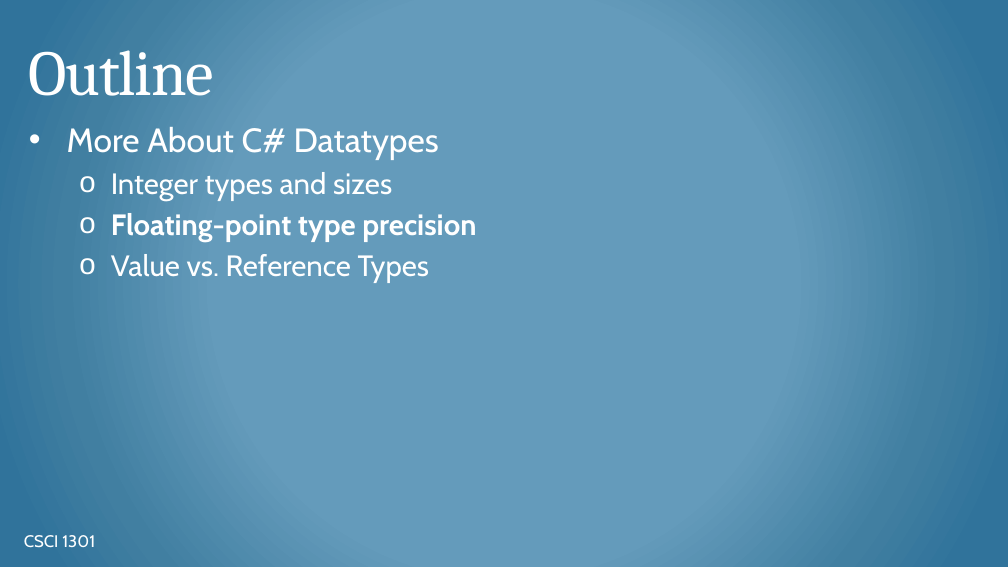
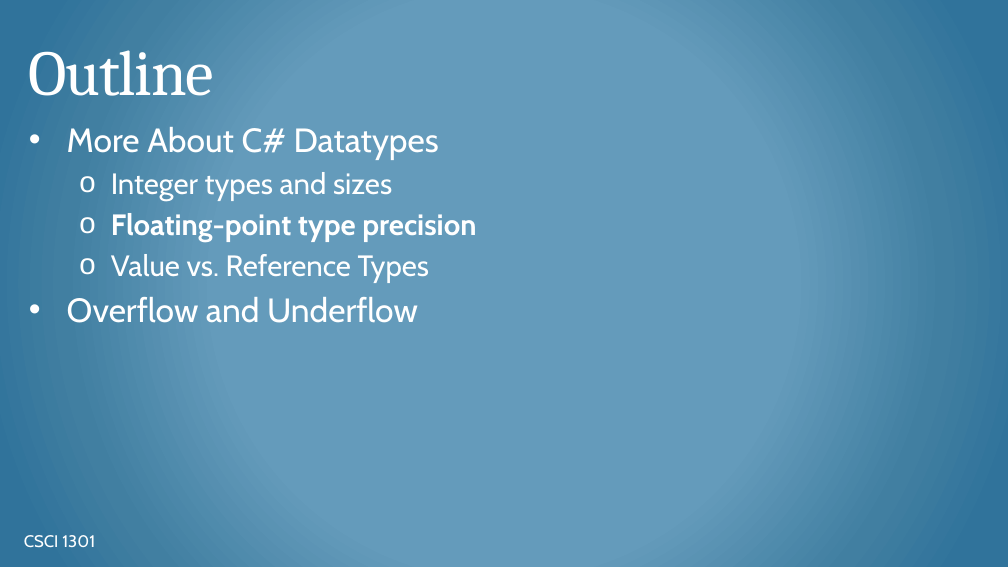
Before and after one commit to csci-1301/csci-1301.github.io, a slide deck: slide 7 of lectures/030_datatypes_and_variables/Datatypes-Variables-Details.pptx (slide 6 before the commit). Drawn at 1008x567 pixels with LibreOffice and Linux fonts; fonts in the diff are those of the drawing; background and template pictures are left out. Boxes give left, top, right and bottom in pixels: in the first picture for what was removed or moved away, otherwise in the second. Text is boxed around its words. In the diff, an @@ line names an element or a change of style, - is before the commit and + after.

Commit message:
Added slides on overflow and underflow
These topics can go with the "More details" lecture on datatypes and variables.

```diff
--- a/lectures/030_datatypes_and_variables/Datatypes-Variables-Details.pptx
+++ b/lectures/030_datatypes_and_variables/Datatypes-Variables-Details.pptx
@@ text at (x1=67, y1=297, x2=418, y2=323): paragraph added @@
+• Overflow and Underflow
```
Also in this commit, not shown: 3 other slides changed, 6 slides added, 1 slide removed, 1 other file.
